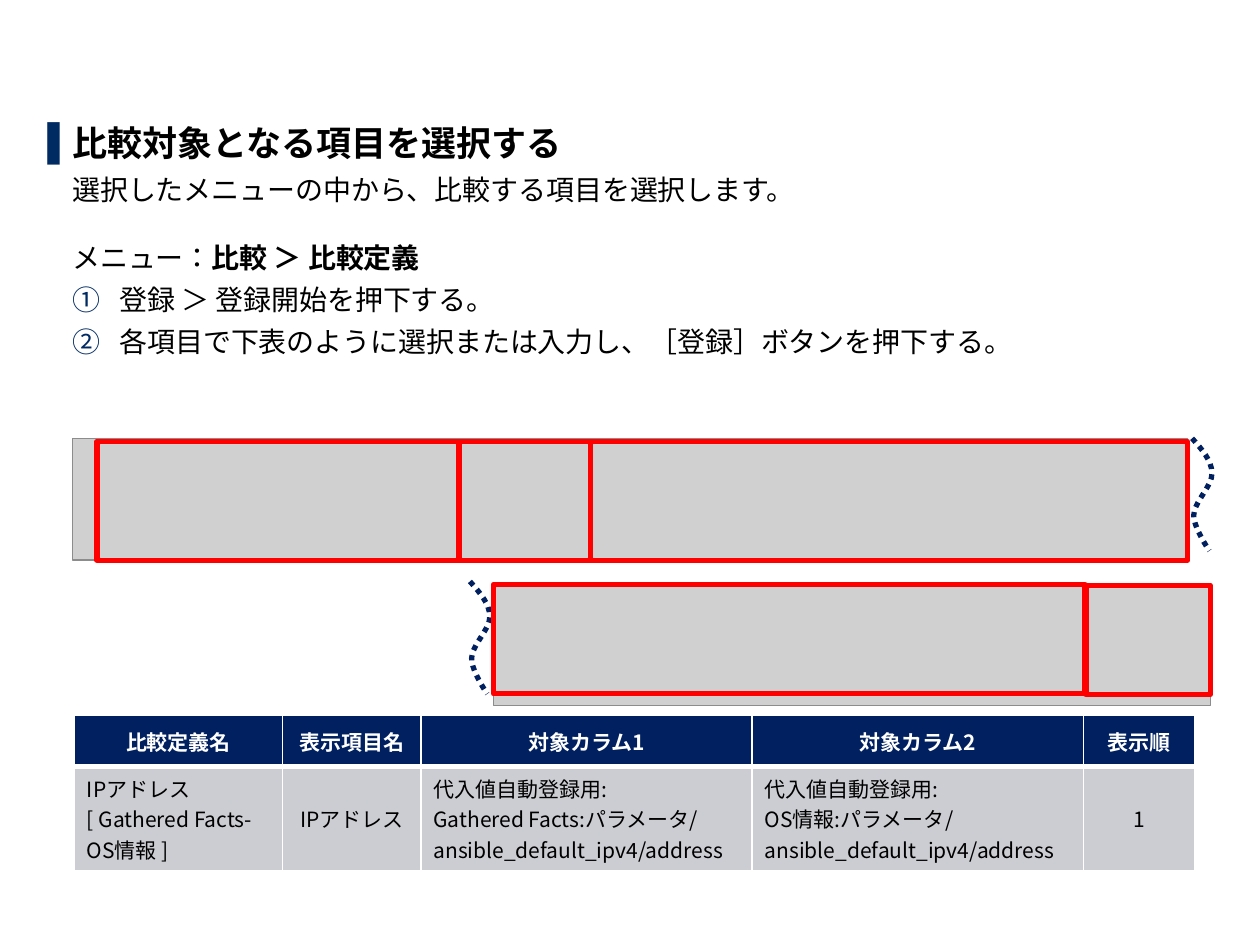
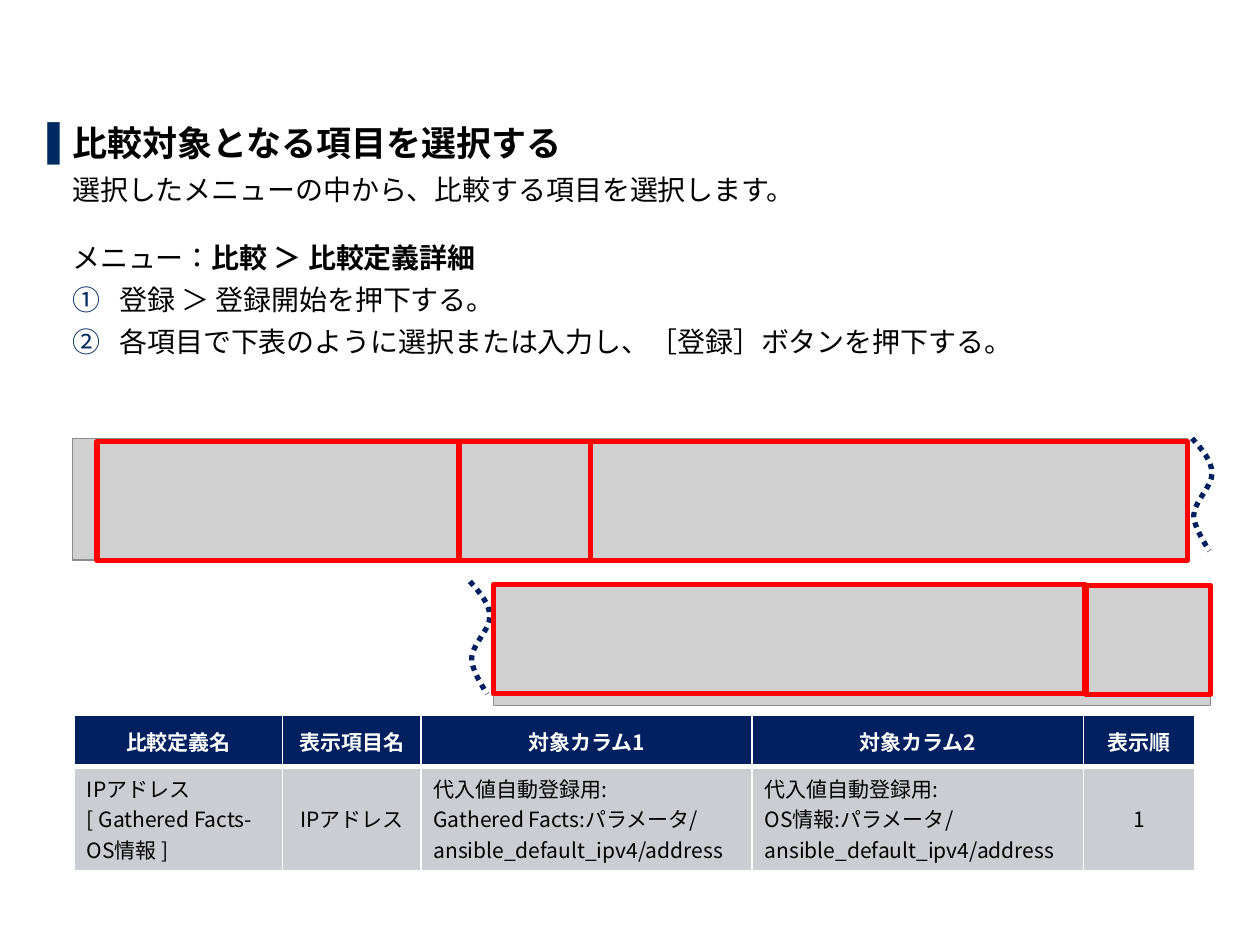
Before and after one commit to exastro-suite/it-automation-docs, a slide deck: slide 44 of asset/Learn_ja/ITA-collect-compare_practice_ja.pptx. Drawn at 1260x945 pixels with LibreOffice and Linux fonts; fonts in the diff are those of the drawing; grey boxes stand for pictures; background and template pictures are left out. Boxes give left, top, right and bottom in pixels: in the first picture for what was removed or moved away, otherwise in the second. Text is boxed around its words. In the diff, an @@ line names an element or a change of style, - is before the commit and + after.

```diff
--- a/asset/Learn_ja/ITA-collect-compare_practice_ja.pptx
+++ b/asset/Learn_ja/ITA-collect-compare_practice_ja.pptx
@@ text at bbox=[72, 244, 475, 271]: text changed @@
-  メニュー：比較 ＞ 比較定義
+  メニュー：比較 ＞ 比較定義詳細
```
Also in this commit, not shown: 11 other slides changed, 3 other files.
